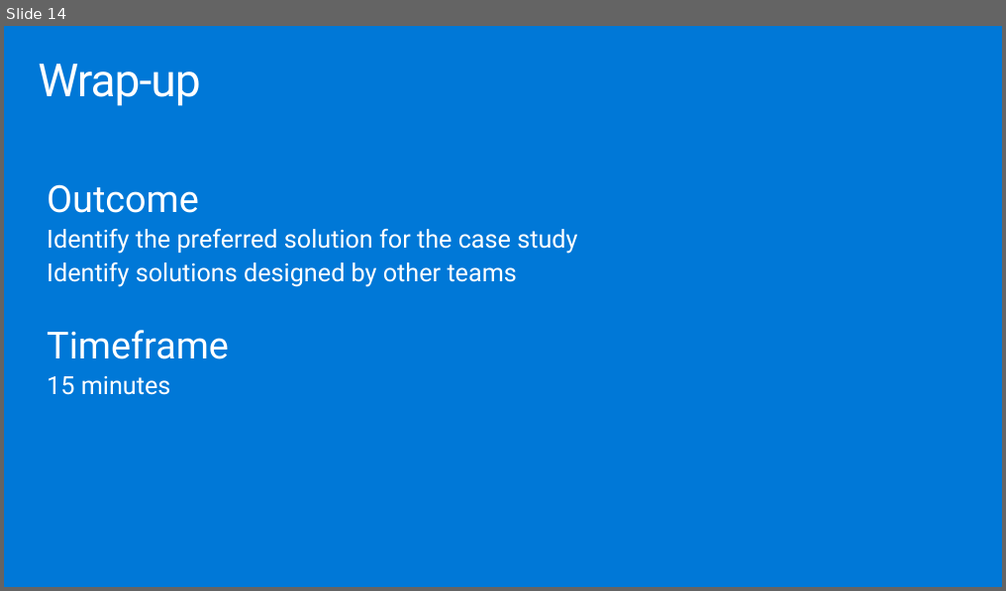
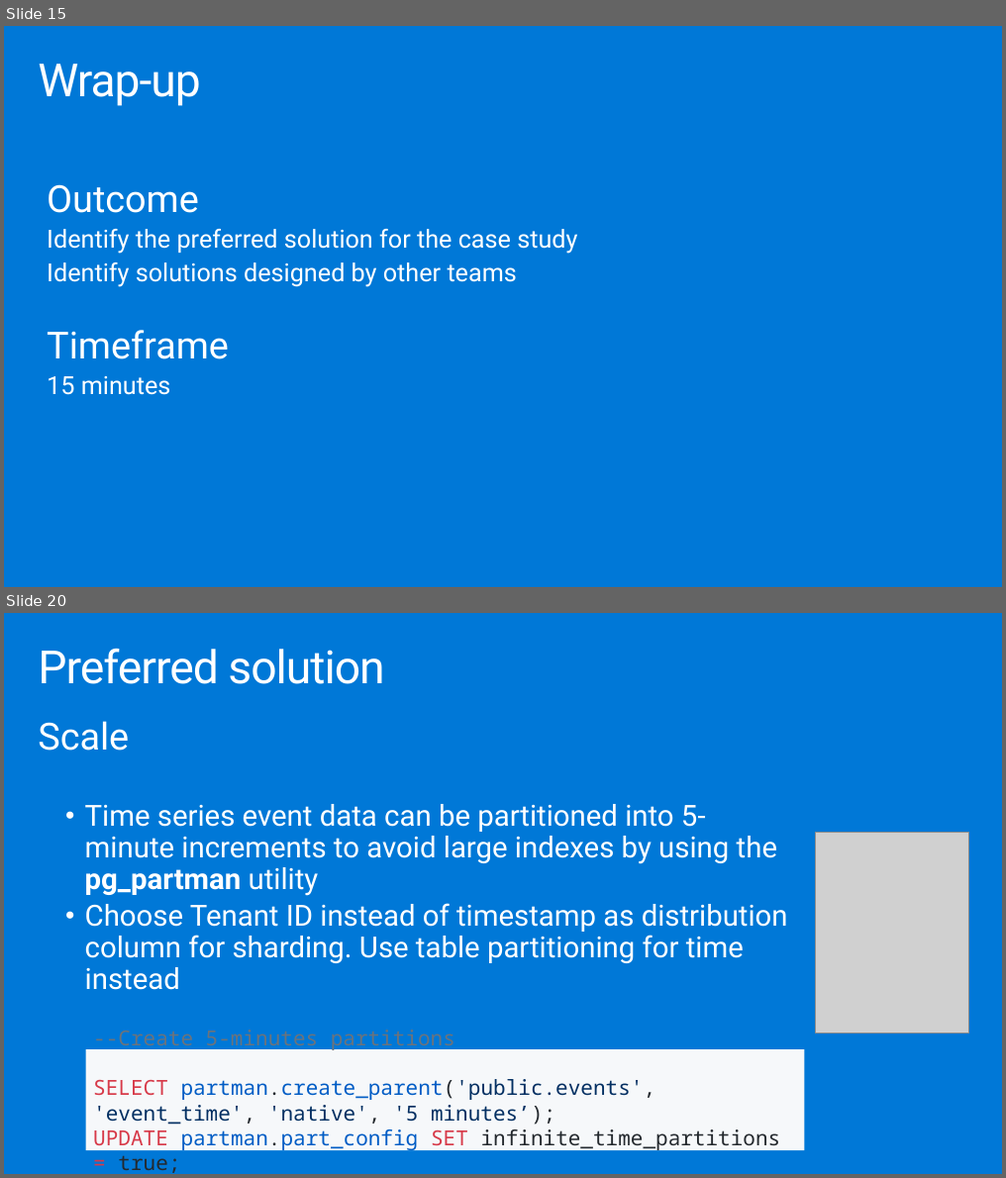
Before and after one commit to solliancenet/MCW-Managed-open-source-databases-on-Azure, a slide deck: Whiteboard design session/WDS trainer presentation - Managed open source databases on Azure.pptx. Shown one above the other, each under a label of ours: slide 14 before the commit, slides 15 and 20 after it; the slides between them are not shown. The pictures are 1006x591 and 1006x1178 pixels, drawn with LibreOffice and Linux fonts; fonts in the diff are those of the drawing; grey boxes stand for pictures. Boxes give left, top, right and bottom in pixels: in the first picture for what was removed or moved away, otherwise in the second. Text is boxed around its words. In the diff, an @@ line names an element or a change of style, - is before the commit and + after.

```diff
--- a/Whiteboard design session/WDS trainer presentation - Managed open source databases on Azure.pptx
+++ b/Whiteboard design session/WDS trainer presentation - Managed open source databases on Azure.pptx
@@ slide 20 added at (4,613,1002,1174), background #0078D7 @@
@@ title added at (38,648,384,684), 44.1 pt, text #FFFFFF @@
+Preferred solution
@@ text added at (38,721,788,990), 28 pt, text #FFFFFF @@
+Scale
+  • Time series event data can be partitioned into 5-minute increments to avoid large indexes by using the pg_partman utility
+  • Choose Tenant ID instead of timestamp as distribution column for sharding. Use table partitioning for time instead
@@ picture added at (816,832,969,1033) @@
@@ rectangle added at (85,1051,804,1152), fill #F6F8FA, 20 pt, text #032F62 @@
+--Create 5-minutes partitions
+SELECT partman.create_parent('public.events', 'event_time', 'native', '5 minutes’);
+UPDATE partman.part_config SET infinite_time_partitions = true;
@@ what was slide 14 is now slide 15 @@
```
Also in this commit, not shown: 23 other slides added, 16 slides removed, 1 other file.
